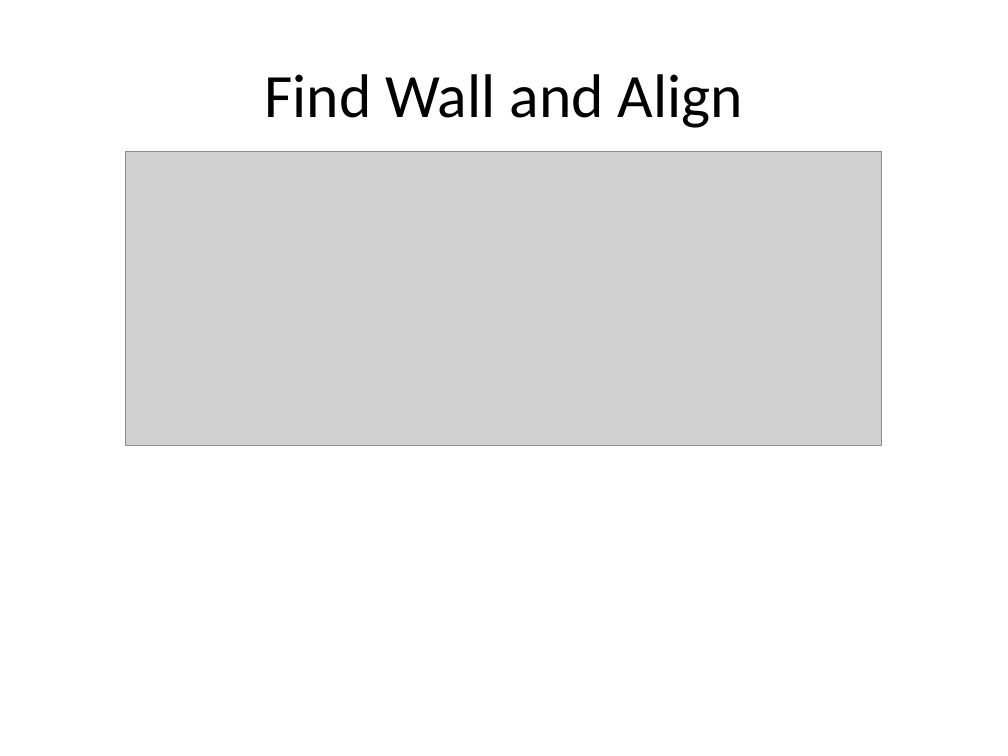
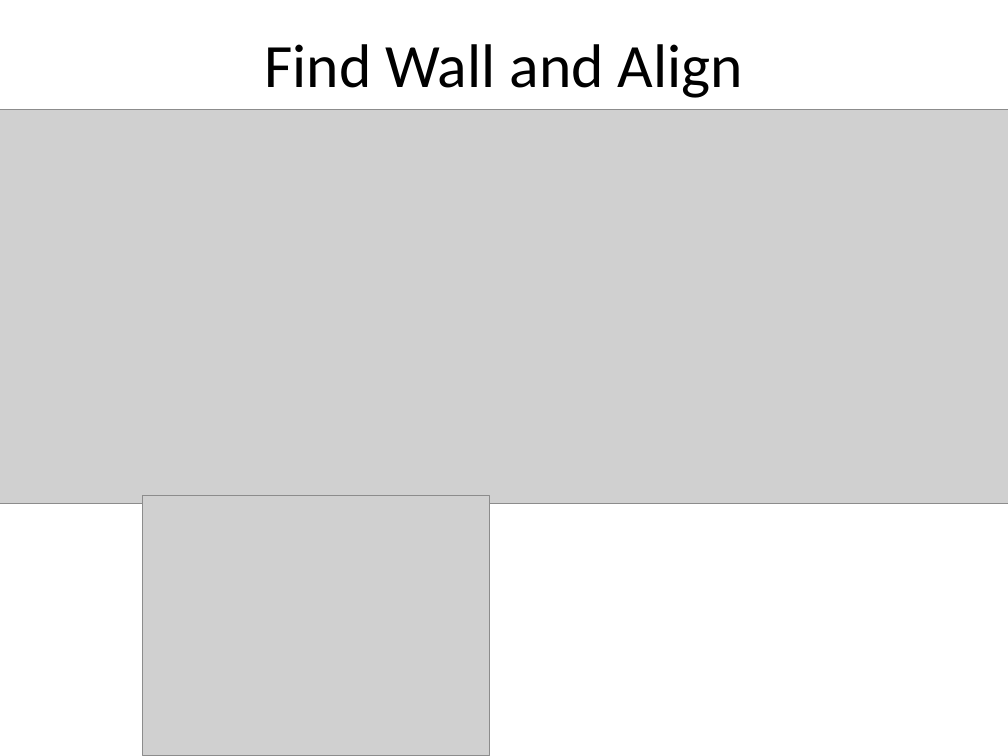
Before and after one commit to nforrester/6.141_labs, a slide deck: slide 6 of Other/Lab5/Lab 5.ppt. Drawn at 1008x756 pixels with LibreOffice and Linux fonts; fonts in the diff are those of the drawing; grey boxes stand for pictures. Boxes give left, top, right and bottom in pixels: in the first picture for what was removed or moved away, otherwise in the second. Text is boxed around its words. In the diff, an @@ line names an element or a change of style, - is before the commit and + after.

```diff
--- a/Other/Lab5/Lab 5.ppt
+++ b/Other/Lab5/Lab 5.ppt
@@ text "Find Wall and Align": place and size @@
-text "Find Wall and Align" at (264, 74, 743, 128)
+text "Find Wall and Align" at (264, 44, 743, 98)
@@ picture: place and size @@
-picture at (126, 151, 882, 447)
+picture at (0, 109, 1008, 504)
@@ picture added at (143, 496, 490, 756) @@
```
Also in this commit, not shown: 8 other slides changed, 4 slides added, 1 slide removed, 13 other files.
